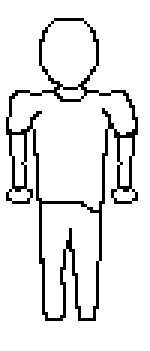
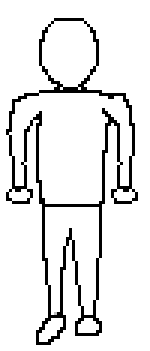
Two versions of the same layered image (w=150, h=351). Layer-by-layer changes:
showed "color", painted on it over box(6, 90, 132, 324)
renamed "SHIRT" to "tshirt", hid it over box(6, 90, 138, 213)
showed "shoes", opacity 100% → 25%, painted on it over box(36, 312, 102, 345)
hid "pants" over box(39, 198, 102, 321)
added layer "feet" in group "body" over box(36, 315, 102, 345)
added layer "legs" in group "body" over box(42, 204, 102, 318)
painted on "arms" over box(9, 90, 138, 207)
